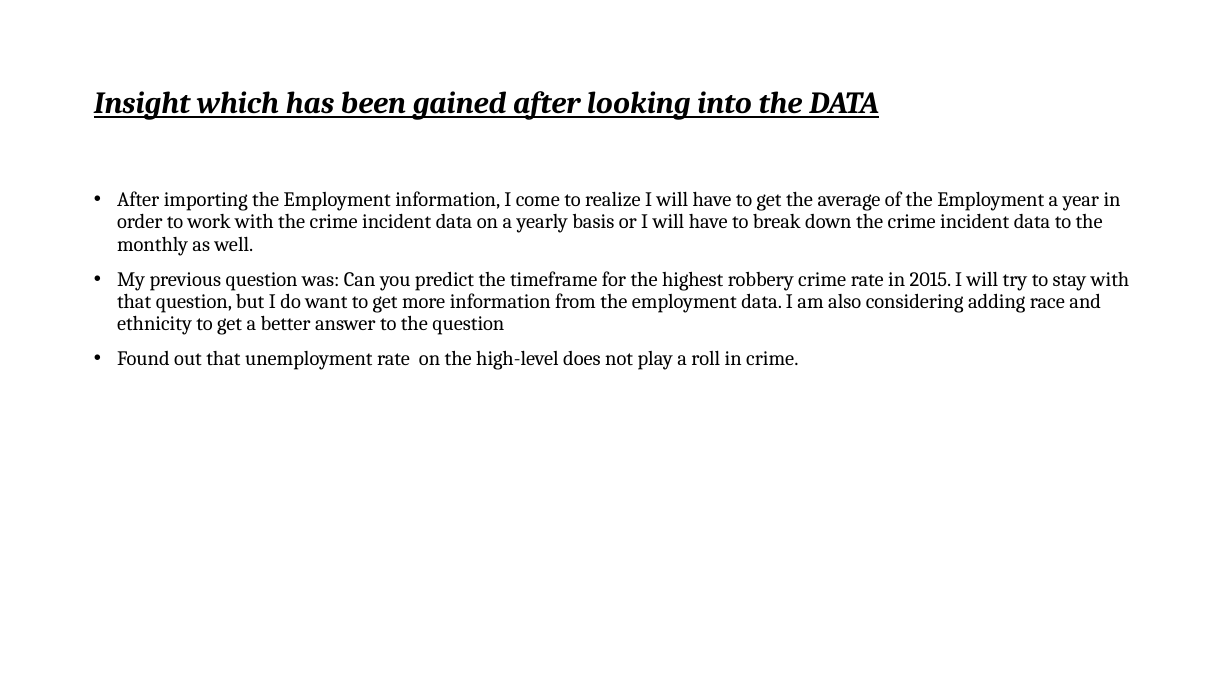
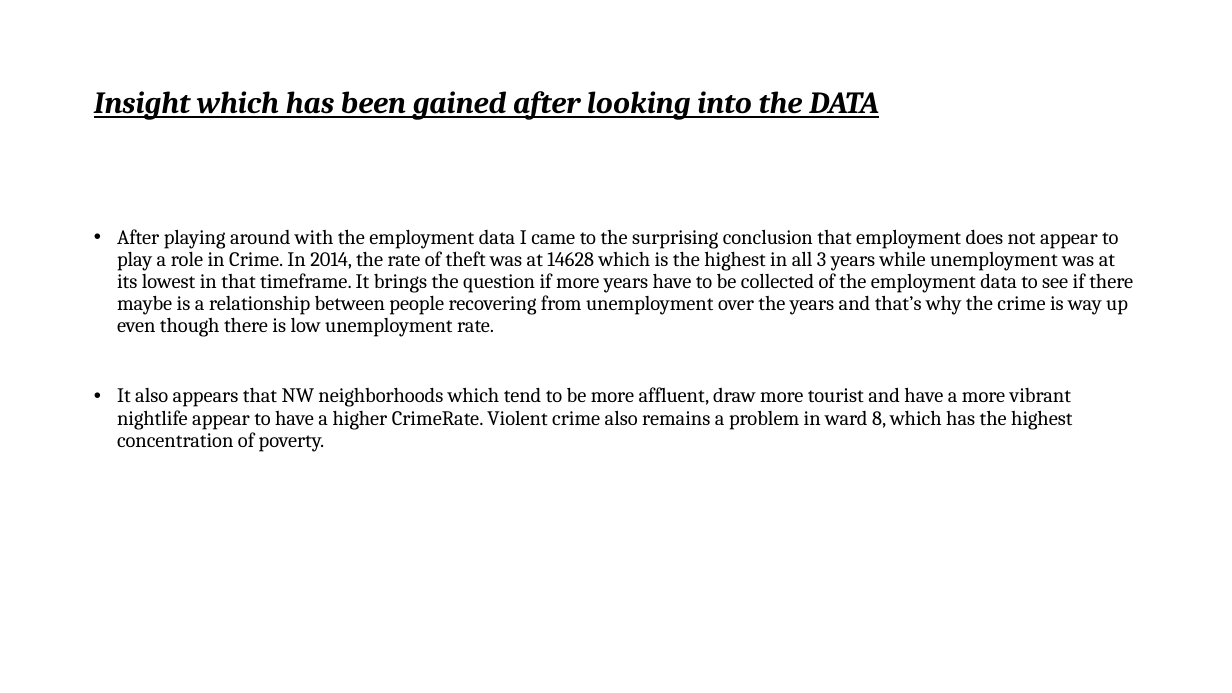
Before and after one commit to Yhuelcher/Crime-Project, a slide deck: slide 12 of Crime Prediction Project.pptx (slide 10 before the commit). Drawn at 1232x693 pixels with LibreOffice and Linux fonts; fonts in the diff are those of the drawing. Boxes give left, top, right and bottom in pixels: in the first picture for what was removed or moved away, otherwise in the second. Text is boxed around its words. In the diff, an @@ line names an element or a change of style, - is before the commit and + after.

```diff
--- a/Crime Prediction Project.pptx
+++ b/Crime Prediction Project.pptx
@@ text at [117, 229, 1133, 452]: text changed @@
-• After importing the Employment information, I come to realize I will have to get the average of the Employment a year in order to work with the crime incident data on a yearly basis or I will have to break down the crime incident data to the monthly as well.
-• My previous question was: Can you predict the timeframe for the highest robbery crime rate in 2015. I will try to stay with that question, but I do want to get more information from the employment data. I am also considering adding race and ethnicity to get a better answer to the question
-• Found out that unemployment rate on the high-level does not play a roll in crime.
+• After playing around with the employment data I came to the surprising conclusion that employment does not appear to play a role in Crime. In 2014, the rate of theft was at 14628 which is the highest in all 3 years while unemployment was at its lowest in that timeframe. It brings the question if more years have to be collected of the employment data to see if there maybe is a relationship between people recovering from unemployment over the years and that’s why the crime is way up even though there is low unemployment rate.
+• It also appears that NW neighborhoods which tend to be more affluent, draw more tourist and have a more vibrant nightlife appear to have a higher CrimeRate. Violent crime also remains a problem in ward 8, which has the highest concentration of poverty.
```
Also in this commit, not shown: 5 other slides changed, 6 slides added, 1 slide removed, 1 other file.
